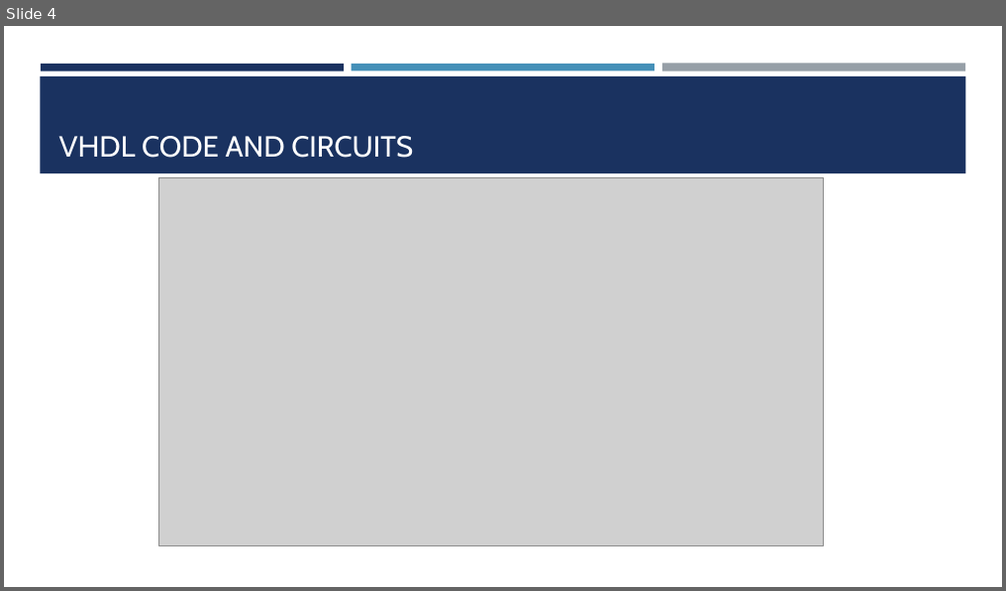
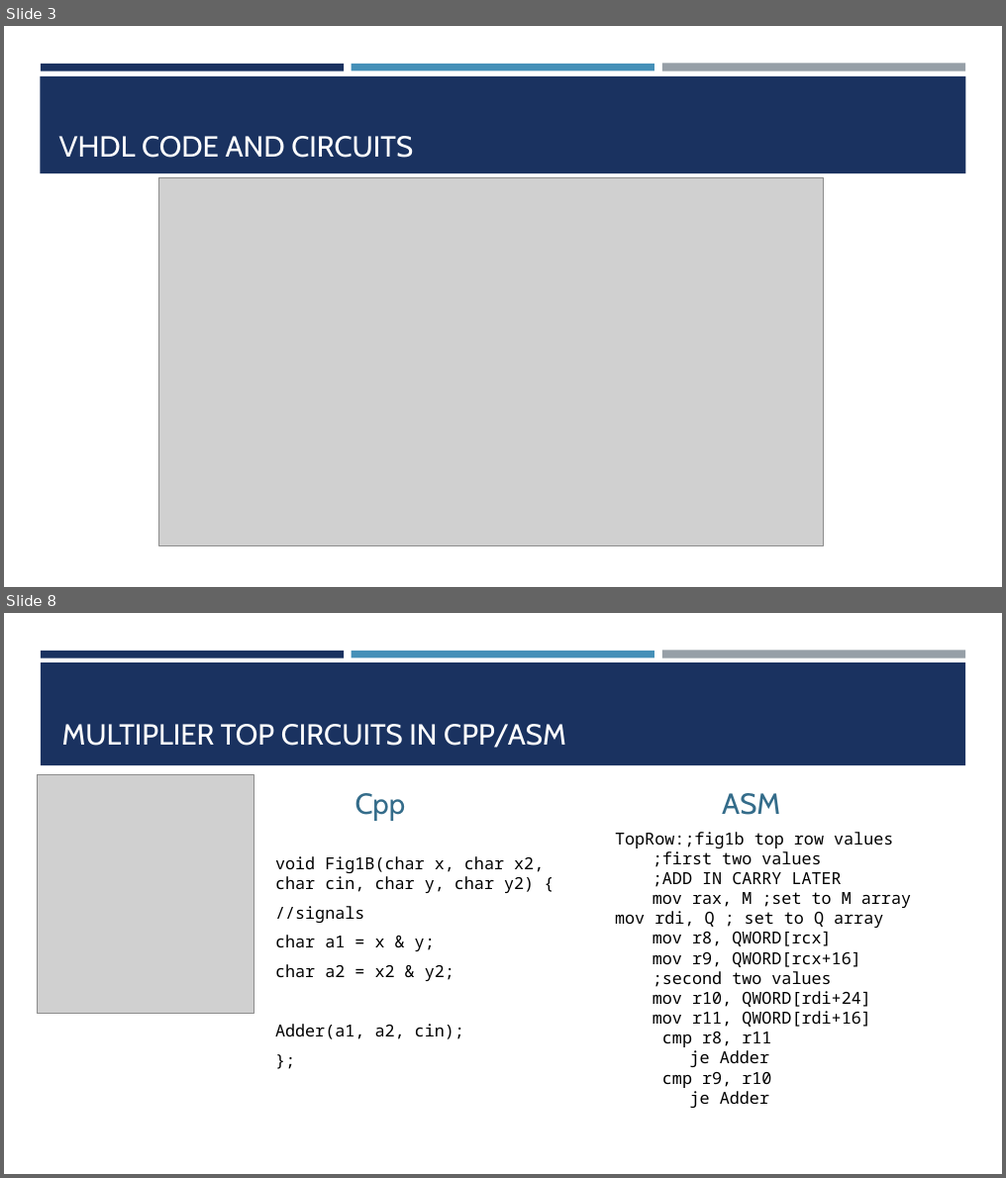
Before and after one commit to LisaJacklin/CS301_Project, a slide deck: CS301_ProjectPresentation.pptx. Shown one above the other, each under a label of ours: slide 4 before the commit, slides 3 and 8 after it; the slides between them are not shown. The pictures are 1006x591 and 1006x1178 pixels, drawn with LibreOffice and Linux fonts; fonts in the diff are those of the drawing; grey boxes stand for pictures. Boxes give left, top, right and bottom in pixels: in the first picture for what was removed or moved away, otherwise in the second. Text is boxed around its words. In the diff, an @@ line names an element or a change of style, - is before the commit and + after.

```diff
--- a/CS301_ProjectPresentation.pptx
+++ b/CS301_ProjectPresentation.pptx
@@ slide 8 added at [4, 613, 1002, 1174], background #FFFFFF; not listed: 3 template elements that a slide beside it also shows @@
@@ rectangle added at [41, 663, 966, 765], fill #1A3260 @@
@@ title added at [62, 724, 566, 748], 28 pt, text #FFFFFF @@
+MULTIPLIER TOP CIRCUITS IN CPP/ASM
@@ picture added at [37, 774, 254, 1014] @@
@@ text added at [355, 793, 406, 821], 28 pt, text #346C8A @@
+Cpp
@@ text added at [722, 793, 780, 815], 28 pt, text #346C8A @@
+ASM
@@ text added at [615, 832, 911, 1108], 16 pt, text #000000 @@
+TopRow:;fig1b top row values
+;first two values
+;ADD IN CARRY LATER
+mov rax, M ;set to M array mov rdi, Q ; set to Q array
+mov r8, QWORD[rcx]
+mov r9, QWORD[rcx+16]
+;second two values
+mov r10, QWORD[rdi+24]
+mov r11, QWORD[rdi+16]
+cmp r8, r11
+je Adder
+cmp r9, r10
+je Adder
@@ text added at [275, 857, 544, 1040], 16 pt, text #000000 @@
+void Fig1B(char x, char x2, char cin, char y, char y2) {
+//signals
+char a1 = x & y;
+char a2 = x2 & y2;
+Adder(a1, a2, cin);
+};
@@ what was slide 4 is now slide 3 @@
```
Also in this commit, not shown: 4 slides changed, 4 other slides added, 7 slides removed, 6 other files.
